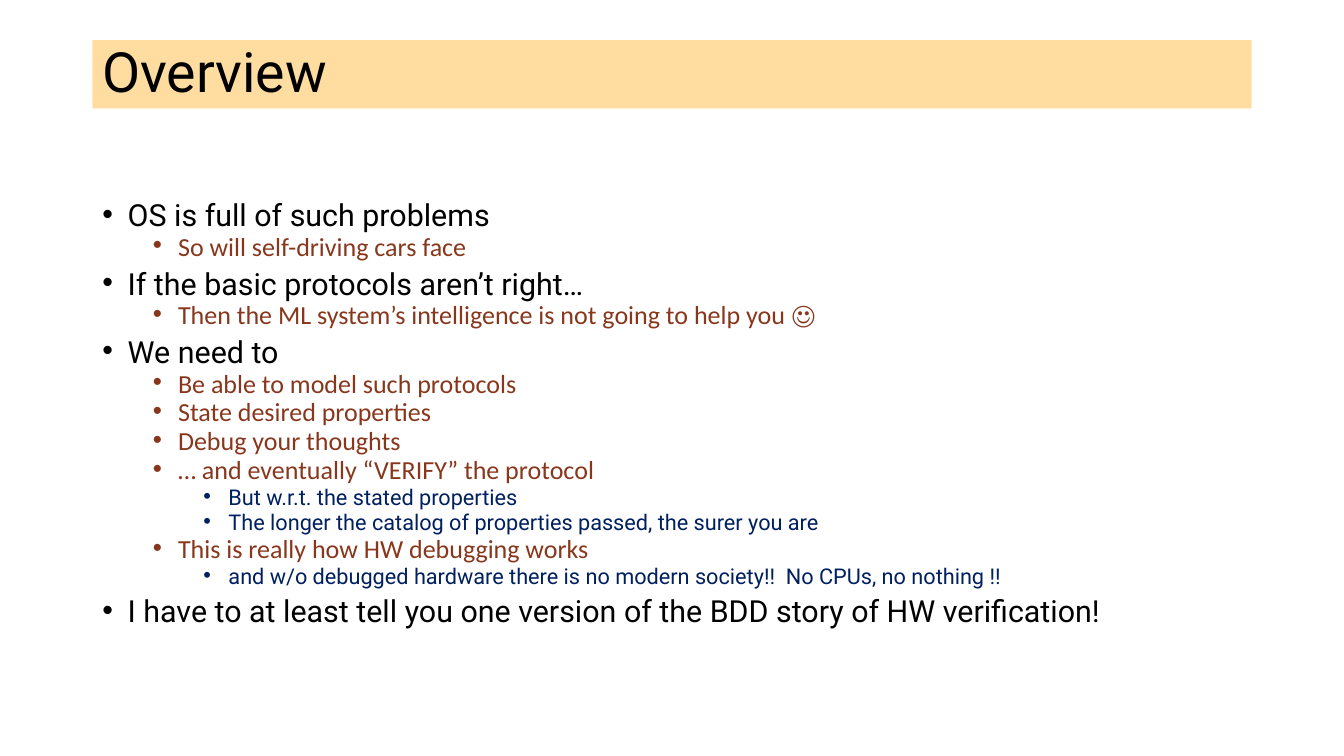
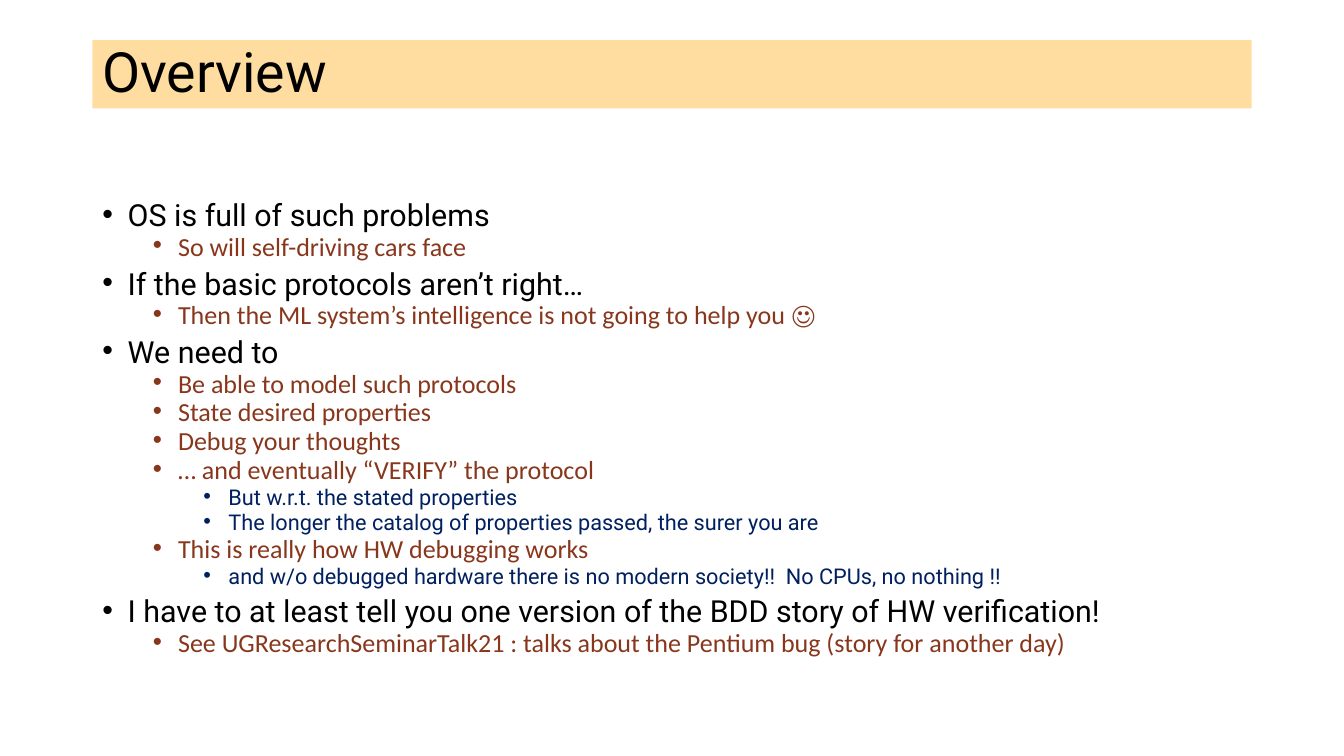
Before and after one commit to ganeshutah/cs6110s22, a slide deck: slide 3 of Lec3/L3.pptx. Drawn at 1344x756 pixels with LibreOffice and Linux fonts; fonts in the diff are those of the drawing. Boxes give left, top, right and bottom in pixels: in the first picture for what was removed or moved away, otherwise in the second. Text is boxed around its words. In the diff, an @@ line names an element or a change of style, - is before the commit and + after.

Commit message:
L3

```diff
--- a/Lec3/L3.pptx
+++ b/Lec3/L3.pptx
@@ text at [178,633,1064,657]: paragraph added @@
+  • See UGResearchSeminarTalk21 : talks about the Pentium bug (story for another day)
```
Also in this commit, not shown: 1 other slide changed, 6 slides added, 6 slides removed.
